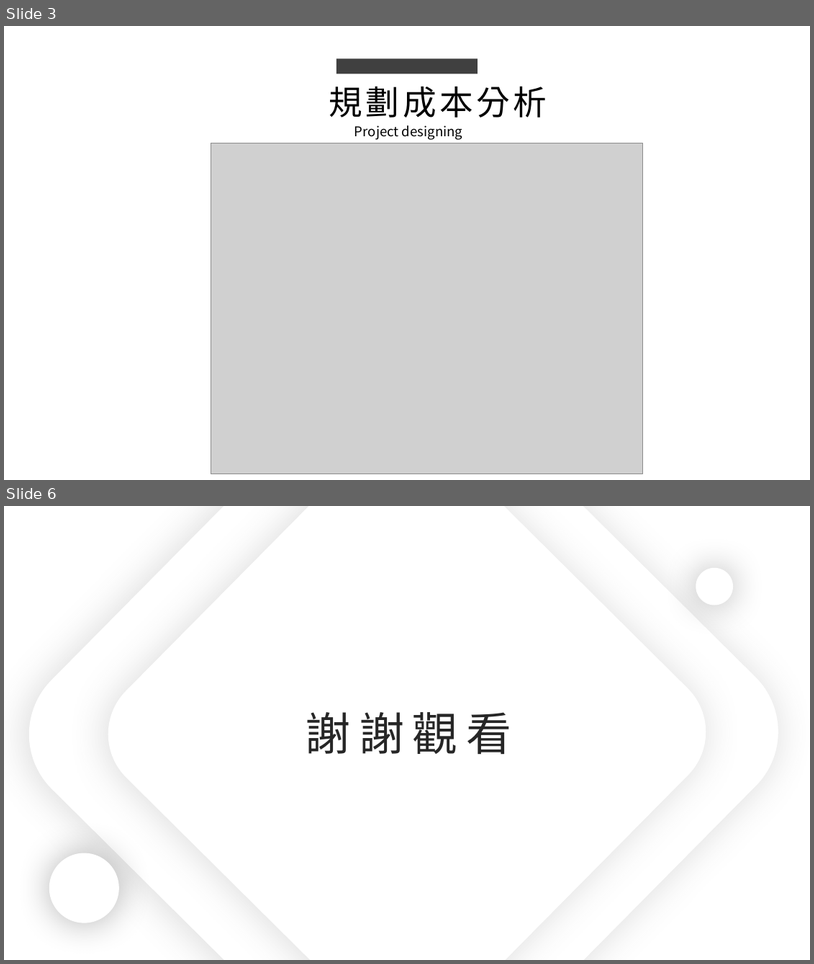
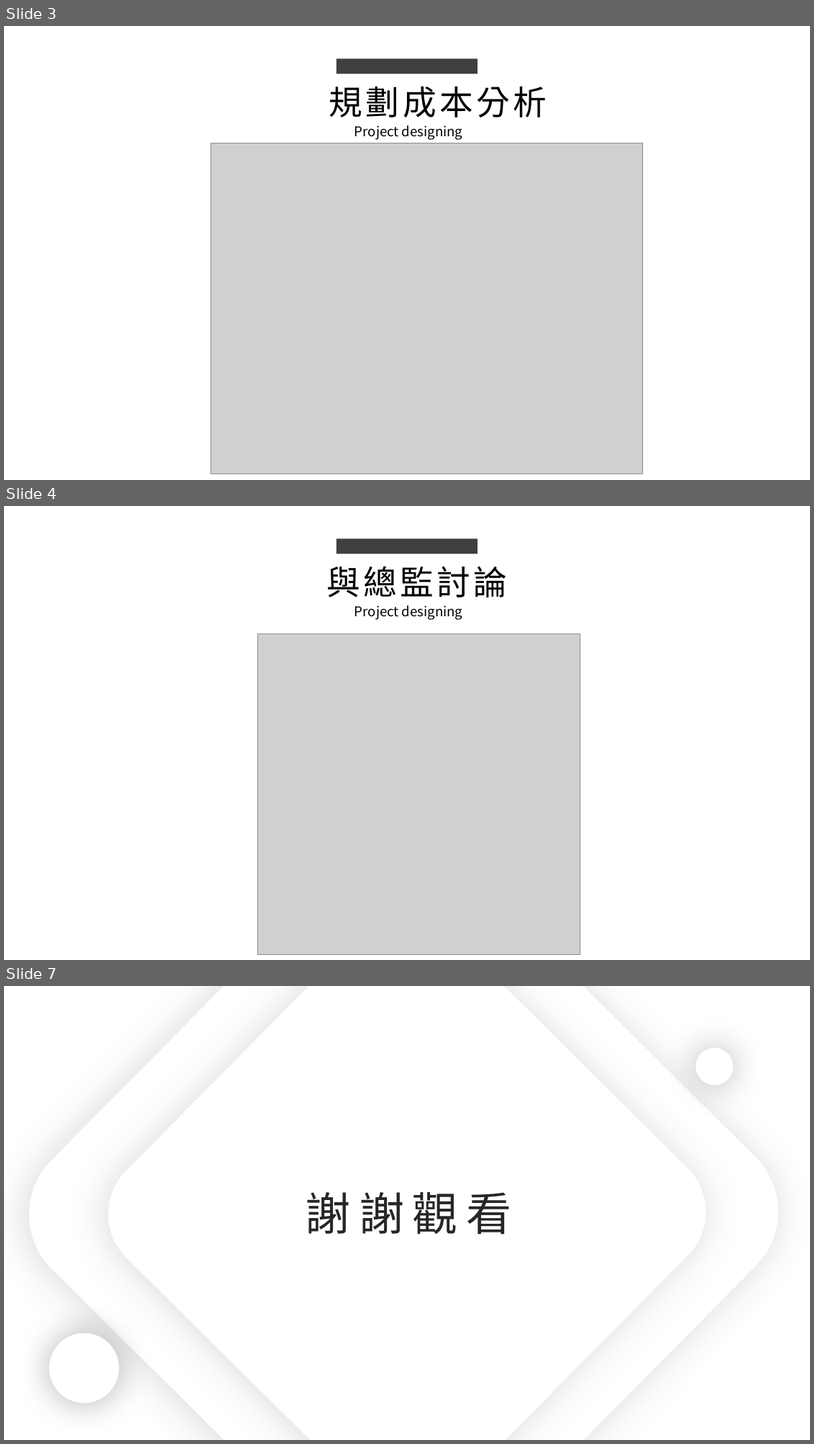
Before and after one commit to king637324/KnowledgeGreenhouseSystem, a slide deck: 工作日報_葉柏漢/2021.08/2021.08.05(加班)~2021.08.06工作日報_葉柏漢.pptx. Shown one above the other, each under a label of ours: slides 3 and 6 before the commit, slides 3, 4 and 7 after it; the slides between them are not shown. The pictures are 814x964 and 814x1444 pixels, drawn with LibreOffice and Linux fonts; fonts in the diff are those of the drawing; grey boxes stand for pictures. Boxes give left, top, right and bottom in pixels: in the first picture for what was removed or moved away, otherwise in the second. Text is boxed around its words. In the diff, an @@ line names an element or a change of style, - is before the commit and + after.

```diff
--- a/工作日報_葉柏漢/2021.08/2021.08.05(加班)~2021.08.06工作日報_葉柏漢.pptx
+++ b/工作日報_葉柏漢/2021.08/2021.08.05(加班)~2021.08.06工作日報_葉柏漢.pptx
@@ slide 4 added at box(4, 506, 810, 960), background #FFFFFF @@
@@ rectangle added at box(337, 538, 478, 554), fill #404040 @@
@@ text added at box(327, 566, 508, 597), 40 pt, text #000000 @@
+與總監討論
@@ text added at box(355, 605, 463, 620), 16 pt, text #000000 @@
+Project designing
@@ picture added at box(257, 633, 580, 955) @@
@@ what was slide 6 is now slide 7 @@
```
Also in this commit, not shown: 3 slides changed, 4 other files.
